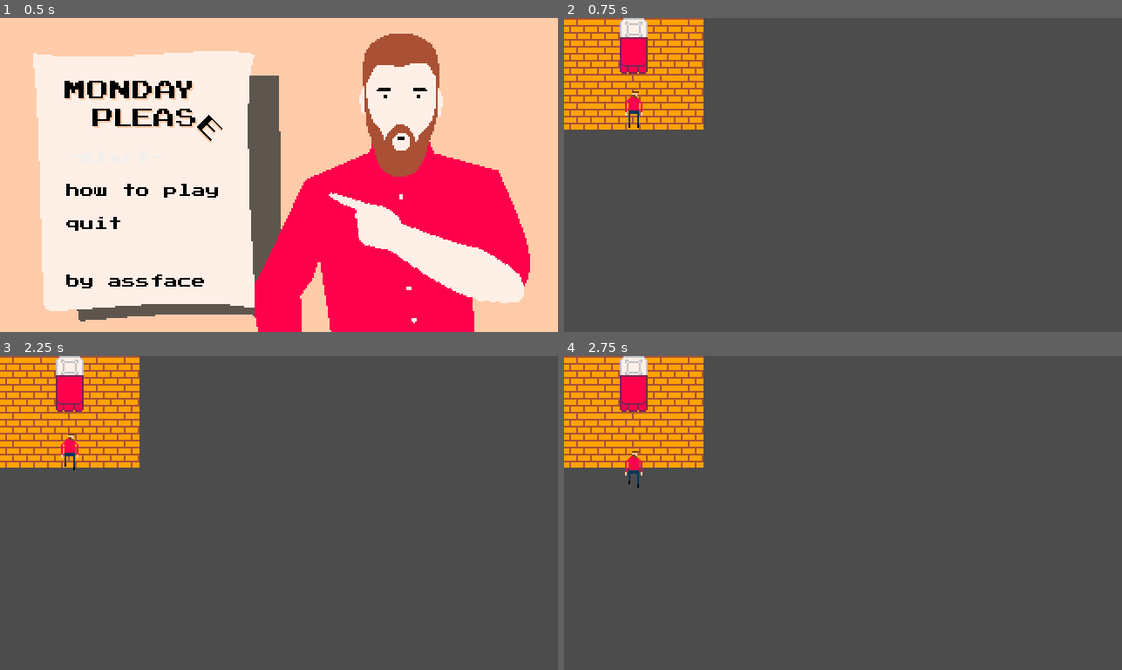
Above: before the commit, frames 1-4 (two rows, left to right).
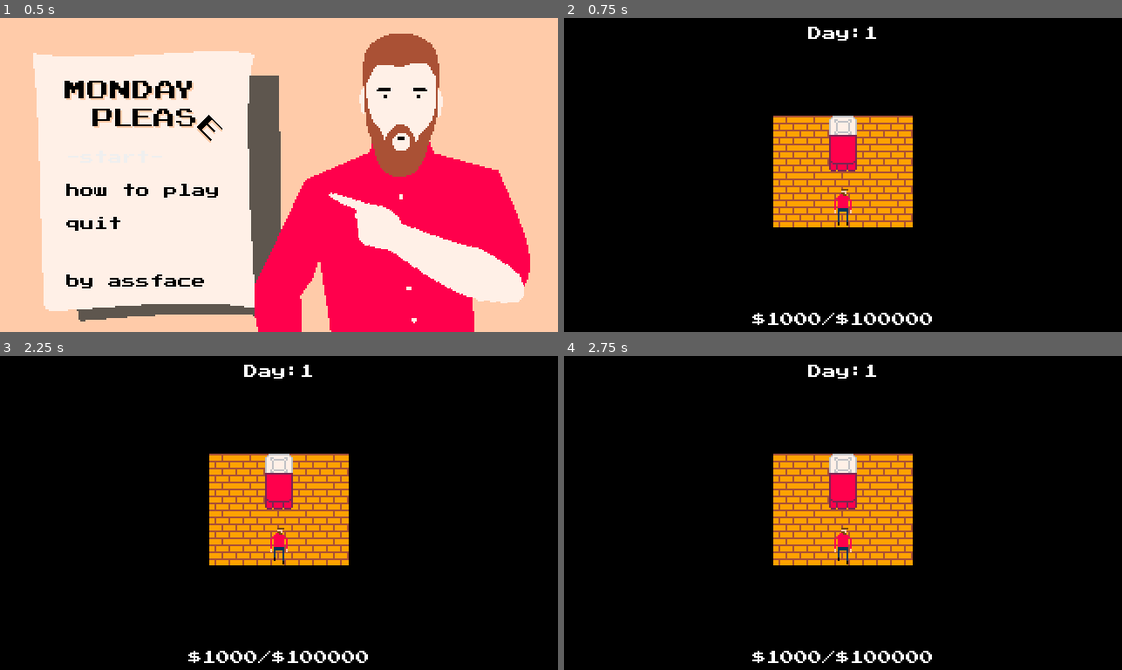
Above: after the commit, the same moments.

Repository: qhoang85/LD47
Game: Godot game, scene res://menus/start_menu.tscn
Two runs of this game, one before a commit and one after it. Both use one fixed random seed, a clock stepped at 60 frames per second and the inputs below.
Inputs (mouse positions are in pixels of both pictures, inside the frame that each line leads up to):
- Up to frame 1 (0.5 s): no input
- Up to frame 2 (0.75 s): click "-start-" at 0.5 s
- Up to frame 3 (2.25 s): tap Enter at 1.25 s; move the mouse to (401, 497) at 1.27 s; hold D (player_right) 1.28-2.03 s; hold Space (player_use) 1.28-2.03 s; click (401, 497) at 1.42 s; move the mouse to (167, 528) at 2.02 s; hold S (player_down) from 2.03 s (still down); tap Space (player_use) at 2.1 s
- Up to frame 4 (2.75 s): keep holding S (player_down)

Frame 1 is identical in both runs. In frame 2, 100% of the frame differs, in the area x 0-100%, y 0-100%; in frame 3, 100%; in frame 4, 100%.

Commit message:
UI

Diff:
--- a/graphics/spriteset.tres
+++ b/graphics/spriteset.tres
@@ -1,6 +1,57 @@
-[gd_resource type="TileSet" load_steps=2 format=2]
+[gd_resource type="TileSet" load_steps=19 format=2]
 
 [ext_resource path="res://graphics/sprites.png" type="Texture" id=1]
+
+[sub_resource type="ConvexPolygonShape2D" id=1]
+points = PoolVector2Array( 0, 8, 16, 8, 16, 32, 0, 32 )
+
+[sub_resource type="ConvexPolygonShape2D" id=2]
+points = PoolVector2Array( 0, 32, 16, 32, 16, 32, 0, 32 )
+
+[sub_resource type="ConvexPolygonShape2D" id=3]
+points = PoolVector2Array( 0, 0, 16, 0, 16, 32, 0, 32 )
+
+[sub_resource type="ConvexPolygonShape2D" id=4]
+points = PoolVector2Array( 0, 24, 16, 24, 16, 32, 0, 32 )
+
+[sub_resource type="ConvexPolygonShape2D" id=5]
+points = PoolVector2Array( 0, 16, 16, 16, 16, 32, 0, 32 )
+
+[sub_resource type="ConvexPolygonShape2D" id=6]
+points = PoolVector2Array( 0, 16, 16, 16, 16, 32, 0, 32 )
+
+[sub_resource type="ConvexPolygonShape2D" id=7]
+points = PoolVector2Array( 0, 16, 16, 16, 16, 32, 0, 32 )
+
+[sub_resource type="ConvexPolygonShape2D" id=8]
+points = PoolVector2Array( 0, 16, 16, 16, 16, 32, 0, 32 )
+
+[sub_resource type="ConvexPolygonShape2D" id=9]
+points = PoolVector2Array( 0, 0, 16, 0, 16, 16, 0, 16 )
+
+[sub_resource type="ConvexPolygonShape2D" id=10]
+points = PoolVector2Array( 0, 0, 16, 0, 16, 16, 0, 16 )
+
+[sub_resource type="ConvexPolygonShape2D" id=11]
+points = PoolVector2Array( 0, 0, 16, 0, 16, 16, 0, 16 )
+
+[sub_resource type="ConvexPolygonShape2D" id=12]
+points = PoolVector2Array( 0, 0, 16, 0, 16, 16, 0, 16 )
+
+[sub_resource type="ConvexPolygonShape2D" id=13]
+points = PoolVector2Array( 0, 0, 16, 0, 16, 16, 0, 16 )
+
+[sub_resource type="ConvexPolygonShape2D" id=14]
+points = PoolVector2Array( 0, 0, 16, 0, 16, 16, 0, 16 )
+
+[sub_resource type="ConvexPolygonShape2D" id=15]
+points = PoolVector2Array( 0, 0, 16, 0, 16, 16, 0, 16 )
+
+[sub_resource type="ConvexPolygonShape2D" id=16]
+points = PoolVector2Array( 0, 0, 16, 0, 16, 16, 0, 16 )
+
+[sub_resource type="ConvexPolygonShape2D" id=17]
+points = PoolVector2Array( 0, 8, 16, 8, 16, 16, 0, 16 )
 
 [resource]
 0/name = "sprites.png 0"
@@ -13,9 +64,16 @@
 0/navigation_offset = Vector2( 0, 0 )
 0/shape_offset = Vector2( 0, 0 )
 0/shape_transform = Transform2D( 1, 0, 0, 1, 0, 0 )
+0/shape = SubResource( 1 )
 0/shape_one_way = false
-0/shape_one_way_margin = 0.0
-0/shapes = [  ]
+0/shape_one_way_margin = 1.0
+0/shapes = [ {
+"autotile_coord": Vector2( 0, 0 ),
+"one_way": false,
+"one_way_margin": 1.0,
+"shape": SubResource( 1 ),
+"shape_transform": Transform2D( 1, 0, 0, 1, 0, 0 )
+} ]
 0/z_index = 0
 1/name = "sprites.png 1"
 1/texture = ExtResource( 1 )
@@ -27,9 +85,22 @@
 1/navigation_offset = Vector2( 0, 0 )
 1/shape_offset = Vector2( 0, 0 )
 1/shape_transform = Transform2D( 1, 0, 0, 1, 0, 0 )
+1/shape = SubResource( 2 )
 1/shape_one_way = false
-1/shape_one_way_margin = 0.0
-1/shapes = [  ]
+1/shape_one_way_margin = 1.0
+1/shapes = [ {
+"autotile_coord": Vector2( 0, 0 ),
+"one_way": false,
+"one_way_margin": 1.0,
+"shape": SubResource( 2 ),
+"shape_transform": Transform2D( 1, 0, 0, 1, 0, 0 )
+}, {
+"autotile_coord": Vector2( 0, 0 ),
+"one_way": false,
+"one_way_margin": 1.0,
+"shape": SubResource( 3 ),
+"shape_transform": Transform2D( 1, 0, 0, 1, 0, 0 )
+} ]
 1/z_index = 0
 2/name = "sprites.png 2"
 2/texture = ExtResource( 1 )
@@ -41,9 +112,16 @@
 2/navigation_offset = Vector2( 0, 0 )
 2/shape_offset = Vector2( 0, 0 )
 2/shape_transform = Transform2D( 1, 0, 0, 1, 0, 0 )
+2/shape = SubResource( 10 )
 2/shape_one_way = false
-2/shape_one_way_margin = 0.0
-2/shapes = [  ]
+2/shape_one_way_margin = 1.0
+2/shapes = [ {
+"autotile_coord": Vector2( 0, 0 ),
+"one_way": false,
+"one_way_margin": 1.0,
+"shape": SubResource( 10 ),
+"shape_transform": Transform2D( 1, 0, 0, 1, 0, 0 )
+} ]
 2/z_index = 0
 3/name = "sprites.png 3"
 3/texture = ExtResource( 1 )
@@ -55,9 +133,16 @@
 3/navigation_offset = Vector2( 0, 0 )
 3/shape_offset = Vector2( 0, 0 )
 3/shape_transform = Transform2D( 1, 0, 0, 1, 0, 0 )
+3/shape = SubResource( 11 )
 3/shape_one_way = false
-3/shape_one_way_margin = 0.0
-3/shapes = [  ]
+3/shape_one_way_margin = 1.0
+3/shapes = [ {
+"autotile_coord": Vector2( 0, 0 ),
+"one_way": false,
+"one_way_margin": 1.0,
+"shape": SubResource( 11 ),
+"shape_transform": Transform2D( 1, 0, 0, 1, 0, 0 )
+} ]
 3/z_index = 0
 4/name = "sprites.png 4"
 4/texture = ExtResource( 1 )
@@ -69,9 +154,16 @@
 4/navigation_offset = Vector2( 0, 0 )
 4/shape_offset = Vector2( 0, 0 )
 4/shape_transform = Transform2D( 1, 0, 0, 1, 0, 0 )
+4/shape = SubResource( 12 )
 4/shape_one_way = false
-4/shape_one_way_margin = 0.0
-4/shapes = [  ]
+4/shape_one_way_margin = 1.0
+4/shapes = [ {
+"autotile_coord": Vector2( 0, 0 ),
+"one_way": false,
+"one_way_margin": 1.0,
+"shape": SubResource( 12 ),
+"shape_transform": Transform2D( 1, 0, 0, 1, 0, 0 )
+} ]
 4/z_index = 0
 5/name = "sprites.png 5"
 5/texture = ExtResource( 1 )
@@ -83,9 +175,16 @@
 5/navigation_offset = Vector2( 0, 0 )
 5/shape_offset = Vector2( 0, 0 )
 5/shape_transform = Transform2D( 1, 0, 0, 1, 0, 0 )
+5/shape = SubResource( 13 )
 5/shape_one_way = false
-5/shape_one_way_margin = 0.0
-5/shapes = [  ]
+5/shape_one_way_margin = 1.0
+5/shapes = [ {
+"autotile_coord": Vector2( 0, 0 ),
+"one_way": false,
+"one_way_margin": 1.0,
+"shape": SubResource( 13 ),
+"shape_transform": Transform2D( 1, 0, 0, 1, 0, 0 )
+} ]
 5/z_index = 0
 6/name = "sprites.png 6"
 6/texture = ExtResource( 1 )
@@ -97,9 +196,16 @@
 6/navigation_offset = Vector2( 0, 0 )
 6/shape_offset = Vector2( 0, 0 )
 6/shape_transform = Transform2D( 1, 0, 0, 1, 0, 0 )
+6/shape = SubResource( 14 )
 6/shape_one_way = false
-6/shape_one_way_margin = 0.0
-6/shapes = [  ]
+6/shape_one_way_margin = 1.0
+6/shapes = [ {
+"autotile_coord": Vector2( 0, 0 ),
+"one_way": false,
+"one_way_margin": 1.0,
+"shape": SubResource( 14 ),
+"shape_transform": Transform2D( 1, 0, 0, 1, 0, 0 )
+} ]
 6/z_index = 0
 7/name = "sprites.png 7"
 7/texture = ExtResource( 1 )
@@ -111,9 +217,16 @@
 7/navigation_offset = Vector2( 0, 0 )
 7/shape_offset = Vector2( 0, 0 )
 7/shape_transform = Transform2D( 1, 0, 0, 1, 0, 0 )
+7/shape = SubResource( 15 )
 7/shape_one_way = false
-7/shape_one_way_margin = 0.0
-7/shapes = [  ]
+7/shape_one_way_margin = 1.0
+7/shapes = [ {
+"autotile_coord": Vector2( 0, 0 ),
+"one_way": false,
+"one_way_margin": 1.0,
+"shape": SubResource( 15 ),
+"shape_transform": Transform2D( 1, 0, 0, 1, 0, 0 )
+} ]
 7/z_index = 0
 8/name = "sprites.png 8"
 8/texture = ExtResource( 1 )
@@ -125,9 +238,16 @@
 8/navigation_offset = Vector2( 0, 0 )
 8/shape_offset = Vector2( 0, 0 )
 8/shape_transform = Transform2D( 1, 0, 0, 1, 0, 0 )
+8/shape = SubResource( 16 )
 8/shape_one_way = false
-8/shape_one_way_margin = 0.0
-8/shapes = [  ]
+8/shape_one_way_margin = 1.0
+8/shapes = [ {
+"autotile_coord": Vector2( 0, 0 ),
+"one_way": false,
+"one_way_margin": 1.0,
+"shape": SubResource( 16 ),
+"shape_transform": Transform2D( 1, 0, 0, 1, 0, 0 )
+} ]
 8/z_index = 0
 9/name = "sprites.png 9"
 9/texture = ExtResource( 1 )
@@ -139,9 +259,16 @@
 9/navigation_offset = Vector2( 0, 0 )
 9/shape_offset = Vector2( 0, 0 )
 9/shape_transform = Transform2D( 1, 0, 0, 1, 0, 0 )
+9/shape = SubResource( 17 )
 9/shape_one_way = false
-9/shape_one_way_margin = 0.0
-9/shapes = [  ]
+9/shape_one_way_margin = 1.0
+9/shapes = [ {
+"autotile_coord": Vector2( 0, 0 ),
+"one_way": false,
+"one_way_margin": 1.0,
+"shape": SubResource( 17 ),
+"shape_transform": Transform2D( 1, 0, 0, 1, 0, 0 )
+} ]
 9/z_index = 0
 10/name = "sprites.png 10"
 10/texture = ExtResource( 1 )
@@ -153,9 +280,16 @@
 10/navigation_offset = Vector2( 0, 0 )
 10/shape_offset = Vector2( 0, 0 )
 10/shape_transform = Transform2D( 1, 0, 0, 1, 0, 0 )
+10/shape = SubResource( 4 )
 10/shape_one_way = false
-10/shape_one_way_margin = 0.0
-10/shapes = [  ]
+10/shape_one_way_margin = 1.0
+10/shapes = [ {
+"autotile_coord": Vector2( 0, 0 ),
+"one_way": false,
+"one_way_margin": 1.0,
+"shape": SubResource( 4 ),
+"shape_transform": Transform2D( 1, 0, 0, 1, 0, 0 )
+} ]
 10/z_index = 0
 11/name = "sprites.png 11"
 11/texture = ExtResource( 1 )
@@ -167,9 +301,16 @@
 11/navigation_offset = Vector2( 0, 0 )
 11/shape_offset = Vector2( 0, 0 )
 11/shape_transform = Transform2D( 1, 0, 0, 1, 0, 0 )
+11/shape = SubResource( 5 )
 11/shape_one_way = false
-11/shape_one_way_margin = 0.0
-11/shapes = [  ]
+11/shape_one_way_margin = 1.0
+11/shapes = [ {
+"autotile_coord": Vector2( 0, 0 ),
+"one_way": false,
+"one_way_margin": 1.0,
+"shape": SubResource( 5 ),
+"shape_transform": Transform2D( 1, 0, 0, 1, 0, 0 )
+} ]
 11/z_index = 0
 12/name = "sprites.png 12"
 12/texture = ExtResource( 1 )
@@ -181,9 +322,16 @@
 12/navigation_offset = Vector2( 0, 0 )
 12/shape_offset = Vector2( 0, 0 )
 12/shape_transform = Transform2D( 1, 0, 0, 1, 0, 0 )
+12/shape = SubResource( 6 )
 12/shape_one_way = false
-12/shape_one_way_margin = 0.0
-12/shapes = [  ]
+12/shape_one_way_margin = 1.0
+12/shapes = [ {
+"autotile_coord": Vector2( 0, 0 ),
+"one_way": false,
+"one_way_margin": 1.0,
+"shape": SubResource( 6 ),
+"shape_transform": Transform2D( 1, 0, 0, 1, 0, 0 )
+} ]
 12/z_index = 0
 13/name = "sprites.png 13"
 13/texture = ExtResource( 1 )
@@ -195,9 +343,16 @@
 13/navigation_offset = Vector2( 0, 0 )
 13/shape_offset = Vector2( 0, 0 )
 13/shape_transform = Transform2D( 1, 0, 0, 1, 0, 0 )
+13/shape = SubResource( 7 )
 13/shape_one_way = false
-13/shape_one_way_margin = 0.0
-13/shapes = [  ]
+13/shape_one_way_margin = 1.0
+13/shapes = [ {
+"autotile_coord": Vector2( 0, 0 ),
+"one_way": false,
+"one_way_margin": 1.0,
+"shape": SubResource( 7 ),
+"shape_transform": Transform2D( 1, 0, 0, 1, 0, 0 )
+} ]
 13/z_index = 0
 14/name = "sprites.png 14"
 14/texture = ExtResource( 1 )
@@ -209,9 +364,16 @@
 14/navigation_offset = Vector2( 0, 0 )
 14/shape_offset = Vector2( 0, 0 )
 14/shape_transform = Transform2D( 1, 0, 0, 1, 0, 0 )
+14/shape = SubResource( 8 )
 14/shape_one_way = false
-14/shape_one_way_margin = 0.0
-14/shapes = [  ]
+14/shape_one_way_margin = 1.0
+14/shapes = [ {
+"autotile_coord": Vector2( 0, 0 ),
+"one_way": false,
+"one_way_margin": 1.0,
+"shape": SubResource( 8 ),
+"shape_transform": Transform2D( 1, 0, 0, 1, 0, 0 )
+} ]
 14/z_index = 0
 15/name = "sprites.png 15"
 15/texture = ExtResource( 1 )
@@ -265,7 +427,14 @@
 18/navigation_offset = Vector2( 0, 0 )
 18/shape_offset = Vector2( 0, 0 )
 18/shape_transform = Transform2D( 1, 0, 0, 1, 0, 0 )
+18/shape = SubResource( 9 )
 18/shape_one_way = false
-18/shape_one_way_margin = 0.0
-18/shapes = [  ]
+18/shape_one_way_margin = 1.0
+18/shapes = [ {
+"autotile_coord": Vector2( 0, 0 ),
+"one_way": false,
+"one_way_margin": 1.0,
+"shape": SubResource( 9 ),
+"shape_transform": Transform2D( 1, 0, 0, 1, 0, 0 )
+} ]
 18/z_index = 0
--- a/menus/start_menu.gd
+++ b/menus/start_menu.gd
@@ -13,6 +13,7 @@
 
 
 func _ready():
+	VisualServer.set_default_clear_color(Color.black)
 	start_button.grab_focus()
 	background.frame = 0
 	music.play_song("song01")
--- a/player_stats.gd
+++ b/player_stats.gd
@@ -2,7 +2,7 @@
 
 
 var day = 1
-var funds = 1800
+var funds = 1000
 var goal = 100000
 
 
--- a/prefabs/player.tscn
+++ b/prefabs/player.tscn
@@ -65,6 +65,7 @@
 anims/walk = SubResource( 3 )
 
 [node name="KinematicBody2D" type="KinematicBody2D" parent="."]
+collision_mask = 2
 
 [node name="CollisionShape2D" type="CollisionShape2D" parent="KinematicBody2D"]
 position = Vector2( -0.0769424, 8.15617 )
--- a/project.godot
+++ b/project.godot
@@ -93,6 +93,6 @@
 
 [rendering]
 
+quality/2d/use_nvidia_rect_flicker_workaround=true
 quality/2d/use_pixel_snap=true
 environment/default_environment="res://default_env.tres"
-quality/2d/use_nvidia_rect_flicker_workaround=true
--- a/scenes/bedroom.tscn
+++ b/scenes/bedroom.tscn
@@ -1,16 +1,23 @@
-[gd_scene load_steps=4 format=2]
+[gd_scene load_steps=5 format=2]
 
 [ext_resource path="res://graphics/tileset.tres" type="TileSet" id=1]
 [ext_resource path="res://prefabs/player.tscn" type="PackedScene" id=2]
 [ext_resource path="res://graphics/spriteset.tres" type="TileSet" id=3]
+[ext_resource path="res://ui/ui.tscn" type="PackedScene" id=4]
 
 [node name="Node2D" type="Node2D"]
+position = Vector2( 120, 56 )
+__meta__ = {
+"_edit_group_": true
+}
 
 [node name="TileMap" type="Node2D" parent="."]
 
 [node name="TileMap" type="TileMap" parent="TileMap"]
 tile_set = ExtResource( 1 )
 cell_size = Vector2( 16, 16 )
+collision_layer = 2
+collision_mask = 0
 format = 1
 tile_data = PoolIntArray( 0, 0, 0, 1, 0, 0, 2, 0, 0, 3, 0, 0, 4, 0, 0, 65536, 0, 0, 65537, 0, 0, 65538, 0, 0, 65539, 0, 0, 65540, 0, 0, 131072, 0, 0, 131073, 0, 0, 131074, 0, 0, 131075, 0, 0, 131076, 0, 0, 196608, 0, 0, 196609, 0, 0, 196610, 0, 0, 196611, 0, 0, 196612, 0, 0 )
 
@@ -18,8 +25,19 @@
 tile_set = ExtResource( 3 )
 cell_size = Vector2( 16, 16 )
 cell_y_sort = true
+collision_layer = 2
+collision_mask = 0
 format = 1
 tile_data = PoolIntArray( 2, 0, 0 )
 
 [node name="Player" parent="TileMap/SpriteMap" instance=ExtResource( 2 )]
 position = Vector2( 39.9058, 53.0256 )
+
+[node name="StaticBody2D" type="StaticBody2D" parent="."]
+collision_layer = 2
+collision_mask = 0
+
+[node name="CollisionPolygon2D" type="CollisionPolygon2D" parent="StaticBody2D"]
+polygon = PoolVector2Array( -8, 64, -8, 72, 88, 72, 88, -8, -8, -8, -8, 0, 80, 0, 80, 64, 0, 64, 0, 0, -8, 0 )
+
+[node name="UI" parent="." instance=ExtResource( 4 )]
--- a/scenes/breakroom.tscn
+++ b/scenes/breakroom.tscn
@@ -1,16 +1,23 @@
-[gd_scene load_steps=4 format=2]
+[gd_scene load_steps=5 format=2]
 
 [ext_resource path="res://graphics/spriteset.tres" type="TileSet" id=1]
 [ext_resource path="res://graphics/tileset.tres" type="TileSet" id=2]
 [ext_resource path="res://prefabs/player.tscn" type="PackedScene" id=3]
+[ext_resource path="res://ui/ui.tscn" type="PackedScene" id=4]
 
 [node name="Node2D" type="Node2D"]
+position = Vector2( 120, 16 )
+__meta__ = {
+"_edit_group_": true
+}
 
 [node name="TileMap" type="Node2D" parent="."]
 
 [node name="TileMap" type="TileMap" parent="TileMap"]
 tile_set = ExtResource( 2 )
 cell_size = Vector2( 16, 16 )
+collision_layer = 2
+collision_mask = 0
 format = 1
 tile_data = PoolIntArray( 131072, 1, 0, 131073, 1, 0, 131074, 1, 0, 131075, 1, 0, 131076, 1, 0, 196608, 1, 0, 196609, 1 …(327 unchanged characters)…
 
@@ -18,8 +25,19 @@
 tile_set = ExtResource( 1 )
 cell_size = Vector2( 16, 16 )
 cell_y_sort = true
+collision_layer = 2
+collision_mask = 0
 format = 1
 tile_data = PoolIntArray( 3, 10, 0, 65536, 9, 0, 65537, 9, 0, 65538, 9, 0, 65540, 9, 0 )
 
 [node name="Player" parent="TileMap/SpriteMap" instance=ExtResource( 3 )]
 position = Vector2( 40.8622, 116.853 )
+
+[node name="StaticBody2D" type="StaticBody2D" parent="."]
+collision_layer = 2
+collision_mask = 0
+
+[node name="CollisionPolygon2D" type="CollisionPolygon2D" parent="StaticBody2D"]
+polygon = PoolVector2Array( -8, 16, -8, 136, 88, 136, 88, 16, 0, 16, 0, 24, 80, 24, 80, 128, 0, 128, 0, 16 )
+
+[node name="UI" parent="." instance=ExtResource( 4 )]
--- a/scenes/office.tscn
+++ b/scenes/office.tscn
@@ -1,11 +1,16 @@
-[gd_scene load_steps=5 format=2]
+[gd_scene load_steps=6 format=2]
 
 [ext_resource path="res://graphics/spriteset.tres" type="TileSet" id=1]
 [ext_resource path="res://graphics/tileset.tres" type="TileSet" id=2]
 [ext_resource path="res://prefabs/player.tscn" type="PackedScene" id=3]
 [ext_resource path="res://prefabs/drone.tscn" type="PackedScene" id=4]
+[ext_resource path="res://ui/ui.tscn" type="PackedScene" id=5]
 
 [node name="Node2D" type="Node2D"]
+position = Vector2( 56, 24 )
+__meta__ = {
+"_edit_group_": true
+}
 
 [node name="TileMap" type="Node2D" parent="."]
 
@@ -39,3 +44,5 @@
 
 [node name="Drone5" parent="TileMap/SpriteMap" instance=ExtResource( 4 )]
 position = Vector2( 160.442, 35.7769 )
+
+[node name="UI" parent="." instance=ExtResource( 5 )]
--- a/scenes/restroom.tscn
+++ b/scenes/restroom.tscn
@@ -1,15 +1,21 @@
-[gd_scene load_steps=4 format=2]
+[gd_scene load_steps=5 format=2]
 
 [ext_resource path="res://graphics/spriteset.tres" type="TileSet" id=1]
 [ext_resource path="res://graphics/tileset.tres" type="TileSet" id=2]
 [ext_resource path="res://prefabs/player.tscn" type="PackedScene" id=3]
+[ext_resource path="res://ui/ui.tscn" type="PackedScene" id=4]
 
 [node name="Node2D" type="Node2D"]
-position = Vector2( 136, 50 )
+position = Vector2( 136, 48 )
+__meta__ = {
+"_edit_group_": true
+}
 
 [node name="TileMap" type="TileMap" parent="."]
 tile_set = ExtResource( 2 )
 cell_size = Vector2( 16, 16 )
+collision_layer = 2
+collision_mask = 0
 format = 1
 tile_data = PoolIntArray( 0, 3, 0, 1, 3, 0, 2, 3, 0, 65536, 3, 0, 65537, 3, 0, 65538, 3, 0, 131072, 3, 0, 131073, 4, 0, 131074, 3, 0, 196608, 3, 0, 196609, 4, 0, 196610, 3, 0, 262144, 3, 0, 262145, 3, 0, 262146, 3, 0 )
 
@@ -17,6 +23,8 @@
 tile_set = ExtResource( 1 )
 cell_size = Vector2( 16, 16 )
 cell_y_sort = true
+collision_layer = 2
+collision_mask = 0
 format = 1
 tile_data = PoolIntArray( 65536, 18, 0, 131072, 9, 0, 131073, 9, 0, 131074, 9, 0, 196608, 18, 0 )
 
@@ -26,3 +34,10 @@
 [node name="Reflection" parent="SpriteMap" instance=ExtResource( 3 )]
 position = Vector2( 45, 30 )
 is_reflection = true
+
+[node name="StaticBody2D" type="StaticBody2D" parent="."]
+
+[node name="CollisionPolygon2D" type="CollisionPolygon2D" parent="StaticBody2D"]
+polygon = PoolVector2Array( 56, -10, 56, 86, -8, 86, -8, -10, 48, -10, 48, -2, 0, -2, 0, 78, 48, 78, 48, -10 )
+
+[node name="UI" parent="." instance=ExtResource( 4 )]
--- /dev/null
+++ b/ui/stats_bar.tscn
@@ -0,0 +1,57 @@
+[gd_scene load_steps=3 format=2]
+
+[ext_resource path="res://utils/PressStart2P.tres" type="DynamicFont" id=1]
+[ext_resource path="res://ui/top.gd" type="Script" id=2]
+
+[node name="StatsBar" type="Control"]
+anchor_right = 1.0
+anchor_bottom = 1.0
+script = ExtResource( 2 )
+__meta__ = {
+"_edit_group_": true,
+"_edit_use_anchors_": false
+}
+
+[node name="Day" type="ColorRect" parent="."]
+margin_right = 320.0
+margin_bottom = 16.0
+color = Color( 0, 0, 0, 1 )
+__meta__ = {
+"_edit_use_anchors_": false
+}
+
+[node name="Day" type="Label" parent="Day"]
+anchor_right = 1.0
+anchor_bottom = 1.0
+margin_top = 4.0
+custom_fonts/font = ExtResource( 1 )
+text = "DAY:1"
+align = 1
+__meta__ = {
+"_edit_use_anchors_": false
+}
+
+[node name="Funds" type="ColorRect" parent="."]
+anchor_left = 0.5
+anchor_top = 1.0
+anchor_right = 0.5
+anchor_bottom = 1.0
+margin_left = -160.0
+margin_top = -15.0
+margin_right = 160.0
+margin_bottom = 1.00002
+color = Color( 0, 0, 0, 1 )
+__meta__ = {
+"_edit_use_anchors_": false
+}
+
+[node name="Funds" type="Label" parent="Funds"]
+anchor_right = 1.0
+anchor_bottom = 1.0
+margin_top = 3.0
+custom_fonts/font = ExtResource( 1 )
+text = "$100000/100000"
+align = 1
+__meta__ = {
+"_edit_use_anchors_": false
+}
--- a/ui/top.gd
+++ b/ui/top.gd
@@ -1,13 +1,13 @@
-extends ColorRect
+extends Control
 
-onready var day = $Day
-onready var funds = $Funds
+onready var day = $Day/Day
+onready var funds = $Funds/Funds
 
 
 func _ready():
-	update_top_bar()
+	update_stats_bar()
 
 
-func update_top_bar():
+func update_stats_bar():
 	day.set_text("Day:" + str(player_stats.day))
 	funds.set_text("$" + str(player_stats.funds) + "/" + "$" + str(player_stats.goal))
--- a/ui/top.tscn
+++ /dev/null
@@ -1,34 +0,0 @@
-[gd_scene load_steps=3 format=2]
-
-[ext_resource path="res://utils/PressStart2P.tres" type="DynamicFont" id=1]
-[ext_resource path="res://ui/top.gd" type="Script" id=2]
-
-[node name="Top" type="ColorRect"]
-margin_right = 320.0
-margin_bottom = 9.0
-color = Color( 0, 0, 0, 1 )
-script = ExtResource( 2 )
-__meta__ = {
-"_edit_use_anchors_": false
-}
-
-[node name="Day" type="Label" parent="."]
-anchor_right = 1.0
-anchor_bottom = 1.0
-margin_left = 3.0
-custom_fonts/font = ExtResource( 1 )
-text = "DAY:1"
-__meta__ = {
-"_edit_use_anchors_": false
-}
-
-[node name="Funds" type="Label" parent="."]
-anchor_right = 1.0
-anchor_bottom = 1.0
-margin_right = -3.0
-custom_fonts/font = ExtResource( 1 )
-text = "$100/100000"
-align = 2
-__meta__ = {
-"_edit_use_anchors_": false
-}
--- a/ui/ui.tscn
+++ b/ui/ui.tscn
@@ -1,7 +1,7 @@
 [gd_scene load_steps=2 format=2]
 
-[ext_resource path="res://ui/top.tscn" type="PackedScene" id=1]
+[ext_resource path="res://ui/stats_bar.tscn" type="PackedScene" id=1]
 
 [node name="UI" type="CanvasLayer"]
 
-[node name="Top" parent="." instance=ExtResource( 1 )]
+[node name="StatsBar" parent="." instance=ExtResource( 1 )]
